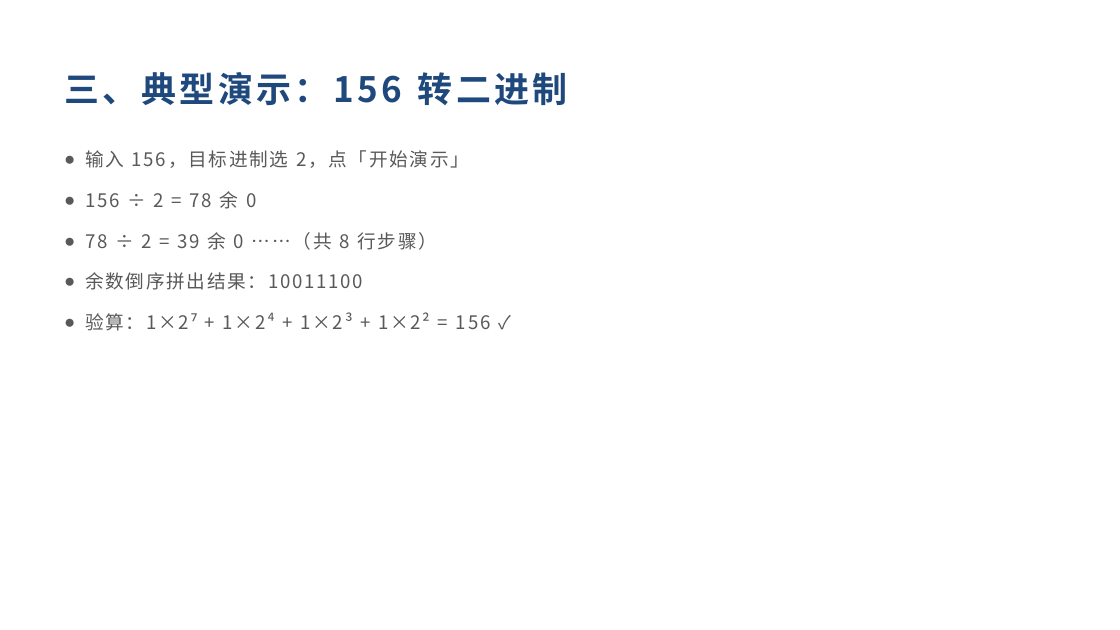
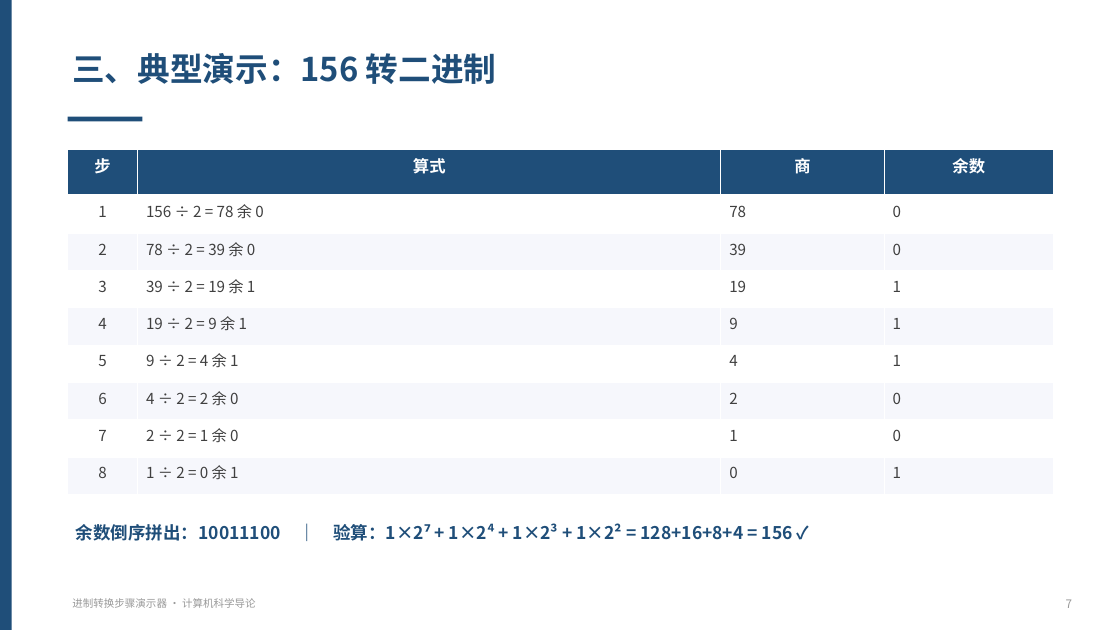
Before and after one commit to nekodoorl/cs-intro-viz, a slide deck: slide 7 of docs/演示PPT.pptx. Drawn at 1120x630 pixels with LibreOffice and Linux fonts; fonts in the diff are those of the drawing. Boxes give left, top, right and bottom in pixels: in the first picture for what was removed or moved away, otherwise in the second. Text is boxed around its words. In the diff, an @@ line names an element or a change of style, - is before the commit and + after.

Commit message:
docs: 优化演示 PPT 视觉（统一版式、卡片与表格）

```diff
--- a/docs/演示PPT.pptx
+++ b/docs/演示PPT.pptx
@@ rectangle added at bbox=[0, 0, 12, 630], fill #1F4E79 @@
@@ text "三、典型演示：156 转二进制": place and size @@
-text "三、典型演示：156 转二进制" at bbox=[64, 72, 568, 105]
+text "三、典型演示：156 转二进制" at bbox=[72, 53, 497, 84]
@@ text "三、典型演示：156 转二进制" at bbox=[72, 53, 497, 84]: size 30 to 28 pt, text colour #1F497D to #1F4E79, letter spacing 3 to 0 pt; vertical alignment middle to top @@
@@ rectangle added at bbox=[68, 117, 143, 122], fill #1F4E79 @@
@@ table added at bbox=[68, 150, 1053, 486], 9 rows, 4 columns @@
+步 | 算式 | 商 | 余数
+1 | 156 ÷ 2 = 78 余 0 | 78 | 0
+2 | 78 ÷ 2 = 39 余 0 | 39 | 0
+3 | 39 ÷ 2 = 19 余 1 | 19 | 1
+4 | 19 ÷ 2 = 9 余 1 | 9 | 1
+5 | 9 ÷ 2 = 4 余 1 | 4 | 1
+6 | 4 ÷ 2 = 2 余 0 | 2 | 0
+7 | 2 ÷ 2 = 1 余 0 | 1 | 0
+8 | 1 ÷ 2 = 0 余 1 | 0 | 1
@@ text removed at bbox=[85, 150, 490, 331] @@
-● 输入 156，目标进制选 2，点「开始演示」
-● 156 ÷ 2 = 78 余 0
-● 78 ÷ 2 = 39 余 0 ……（共 8 行步骤）
-● 余数倒序拼出结果：10011100
-● 验算：1×2⁷ + 1×2⁴ + 1×2³ + 1×2² = 156 ✓
@@ text added at bbox=[76, 523, 793, 541], 15 pt, text #1F4E79, bold @@
+余数倒序拼出：10011100 ｜ 验算：1×2⁷ + 1×2⁴ + 1×2³ + 1×2² = 128+16+8+4 = 156 ✓
@@ text added at bbox=[72, 598, 256, 608], 9 pt, text #999999 @@
+进制转换步骤演示器 · 计算机科学导论
@@ text added at bbox=[1066, 599, 1072, 608], 10 pt, text #999999 @@
+7
```
Also in this commit, not shown: 10 other slides changed.
